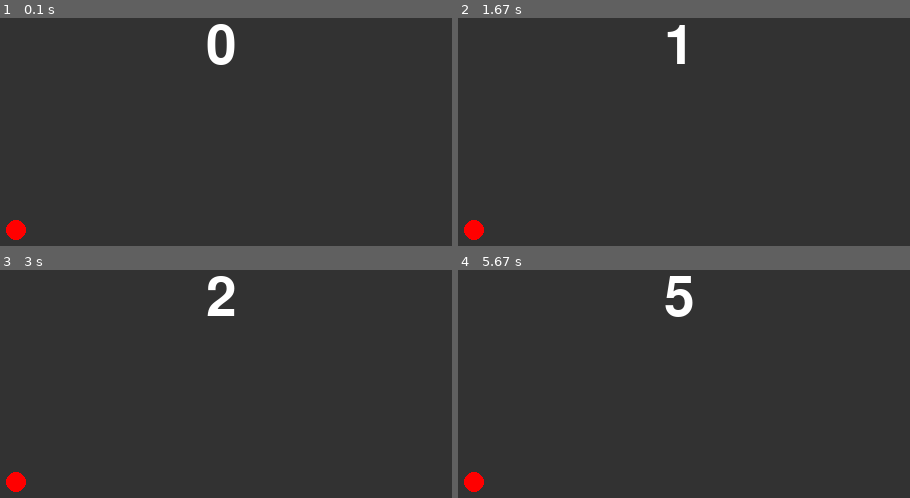
Above: before the commit, frames 1-4 (two rows, left to right).
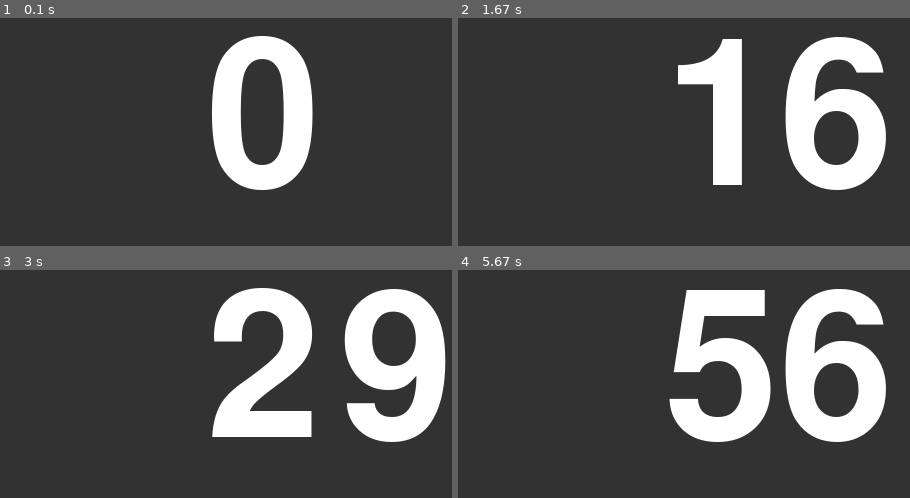
Above: after the commit, the same moments.

Repository: c0a23030f3/ProjExD_1
Game: pygame game, started from pygame_system.py
Same seed, same stepped clock (60 frames per second), same inputs: the game is played once before the commit and once after it.
Inputs:
- Up to frame 1 (0.1 s): no input
- Up to frame 2 (1.67 s): no input
- Up to frame 3 (3 s): no input
- Up to frame 4 (5.67 s): no input

The runs differ from the first frame. In frame 1, 9.7% of the frame differs, in the area x 1-70%, y 2-98%; in frame 2, 15%; in frame 3, 18%; in frame 4, 18%, in the area x 1-95%, y 2-98%.

Commit message:
もろもろ変更

Diff:
--- a/pygame_system.py
+++ b/pygame_system.py
@@ -9,10 +9,10 @@
     pg.display.set_caption("はじめてのPygame")
     screen = pg.display.set_mode((800, 600))
     clock = pg.time.Clock()
-    font = pg.font.Font(None, 80)
+    font = pg.font.Font(None, 300)
 
     enn = pg.Surface((20, 20))
-    pg.draw.circle(enn, (255, 0, 0), (10, 10), 10)
+    pg.draw.circle(enn, (0, 0, 255), (10, 10), 10)
     enn.set_colorkey((0, 0, 0))
 
     tmr = 0
@@ -23,10 +23,10 @@
         txt = font.render(str(tmr), True, (255, 255, 255))
         screen.fill((50, 50, 50))
         screen.blit(txt, [300, 200])
-        screen.blit(enn, [100, 400])
+        # screen.blit(enn, [400, 100])
         pg.display.update()
         tmr += 1
-        clock.tick(1)
+        clock.tick(10)
 
 
 if __name__ == "__main__":
